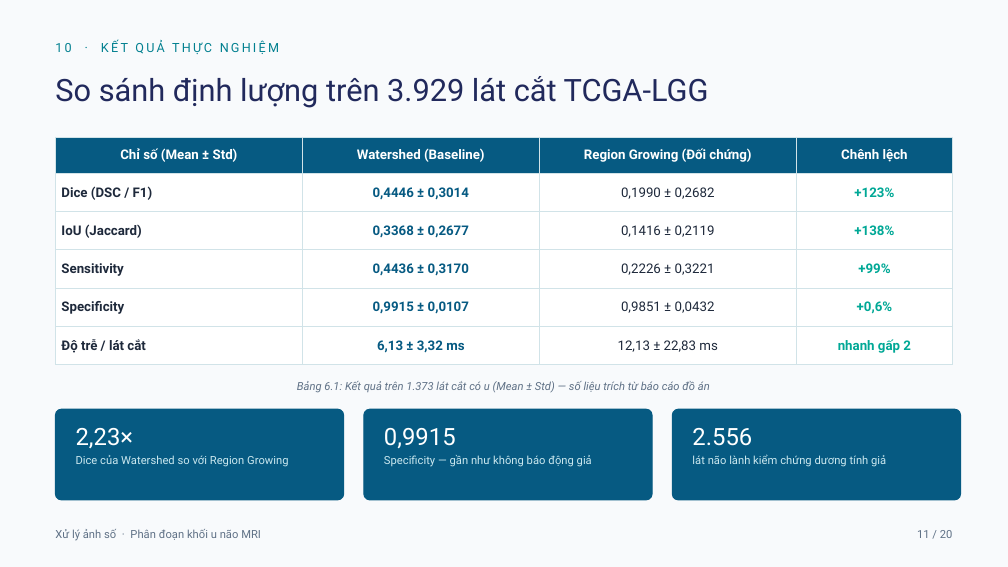
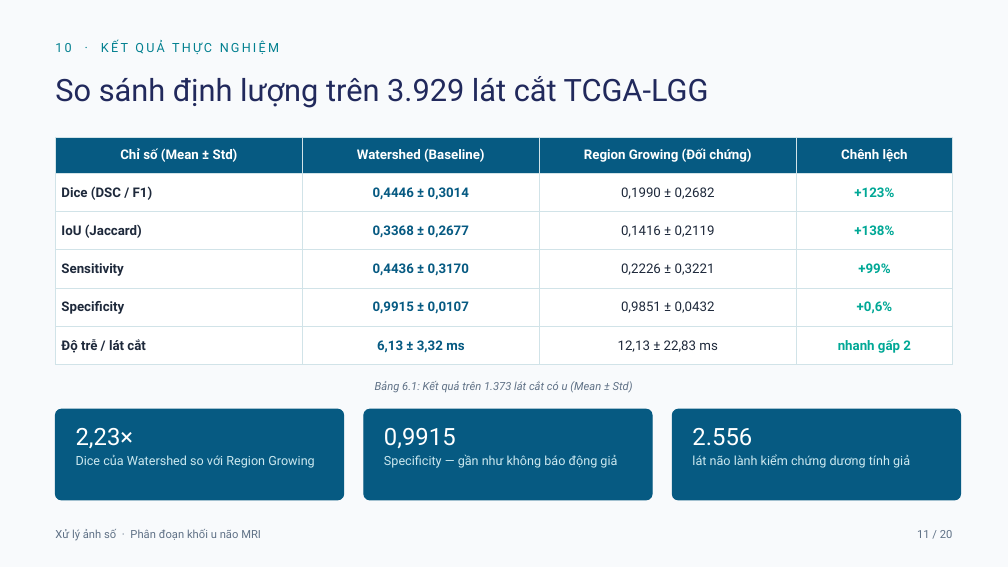
Before and after one commit to mtzwyu/brain-tumor-mri-segmentation, a slide deck: slide 11 of reports/SLIDE_THUYET_TRINH_XLAS.pptx. Drawn at 1008x567 pixels with LibreOffice and Linux fonts; fonts in the diff are those of the drawing. Boxes give left, top, right and bottom in pixels: in the first picture for what was removed or moved away, otherwise in the second. Text is boxed around its words. In the diff, an @@ line names an element or a change of style, - is before the commit and + after.

```diff
--- a/reports/SLIDE_THUYET_TRINH_XLAS.pptx
+++ b/reports/SLIDE_THUYET_TRINH_XLAS.pptx
@@ text at [375,381,633,393]: text changed @@
-Bảng 6.1: Kết quả trên 1.373 lát cắt có u (Mean ± Std) — số liệu trích từ báo cáo đồ án
+Bảng 6.1: Kết quả trên 1.373 lát cắt có u (Mean ± Std)
@@ size 8 to 9 pt in 3 elements at [76,455,315,468], [384,454,617,468], [692,454,910,468] @@
```
Also in this commit, not shown: 14 other slides changed, 2 other files.
